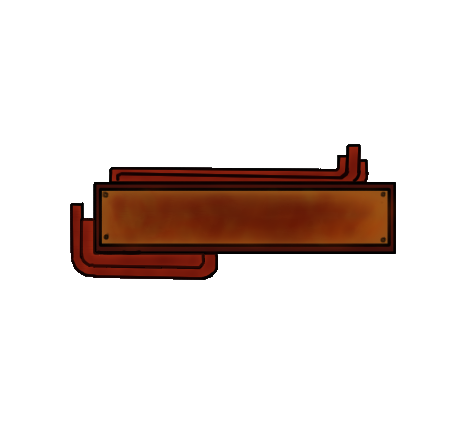
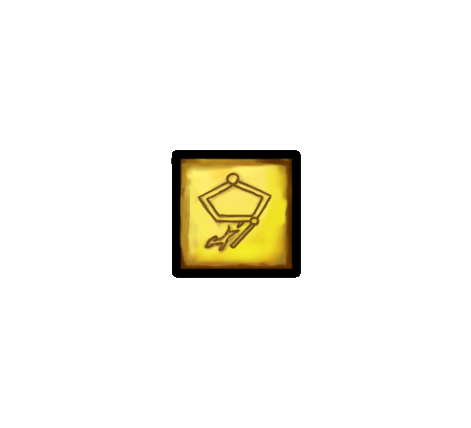
Two versions of the same layered image (471 × 428). Layer-by-layer changes:
hid "Layer 17" over (70, 144, 396, 280)
added layer "Layer 20" above "Layer 19" over (171, 150, 301, 278)
